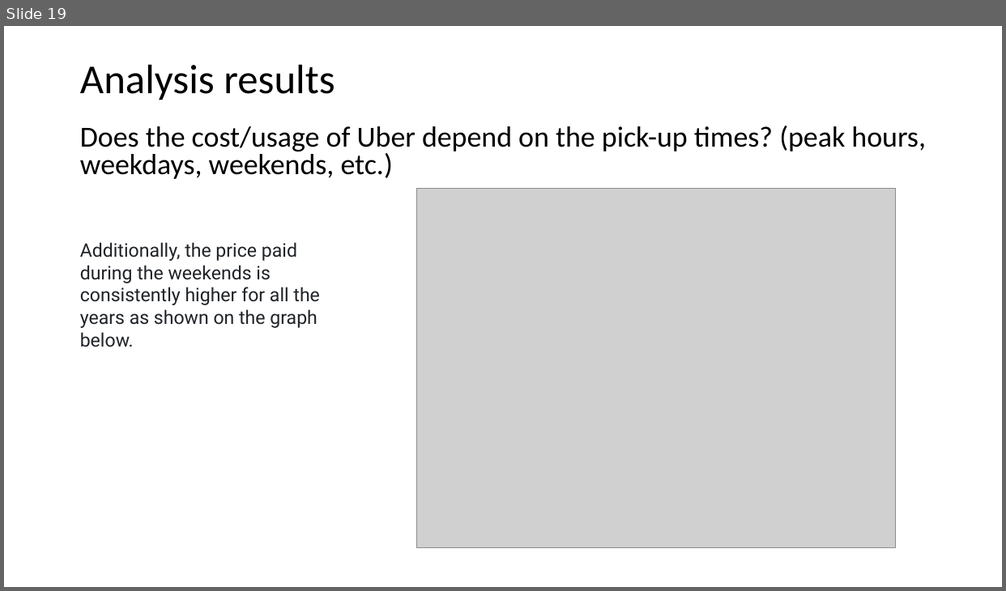
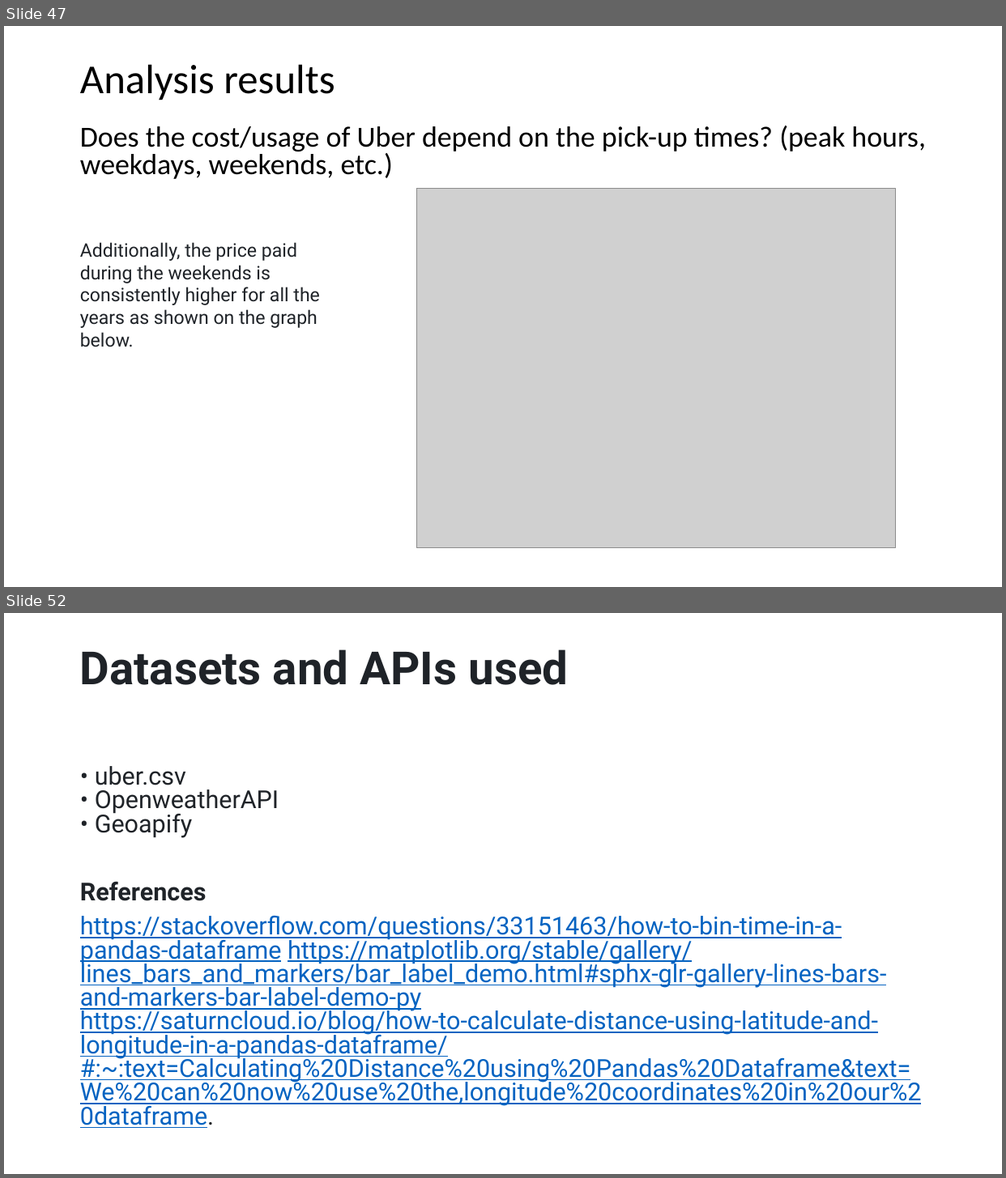
Before and after one commit to leedavidarmstrong/project-one, a slide deck: Characterisation_of_Uber_usage.pptx. Shown one above the other, each under a label of ours: slide 19 before the commit, slides 47 and 52 after it; the slides between them are not shown. The pictures are 1006x591 and 1006x1178 pixels, drawn with LibreOffice and Linux fonts; fonts in the diff are those of the drawing; grey boxes stand for pictures. Boxes give left, top, right and bottom in pixels: in the first picture for what was removed or moved away, otherwise in the second. Text is boxed around its words. In the diff, an @@ line names an element or a change of style, - is before the commit and + after.

```diff
--- a/Characterisation_of_Uber_usage.pptx
+++ b/Characterisation_of_Uber_usage.pptx
@@ slide 52 added at bbox=[4, 613, 1002, 1174], background #FFFFFF @@
@@ title added at bbox=[80, 649, 568, 685], 44 pt, text #1F2328, bold @@
+Datasets and APIs used
@@ text added at bbox=[80, 766, 922, 1107], 23.8 pt, text #0563C1, underline @@
+• uber.csv
+• OpenweatherAPI
+• Geoapify
+References
+https://stackoverflow.com/questions/33151463/how-to-bin-time-in-a-pandas-dataframe https://matplotlib.org/stable/gallery/lines_bars_and_markers/bar_label_demo.html#sphx-glr-gallery-lines-bars-and-markers-bar-label-demo-py
+https://saturncloud.io/blog/how-to-calculate-distance-using-latitude-and-longitude-in-a-pandas-dataframe/#:~:text=Calculating%20Distance%20using%20Pandas%20Dataframe&text=We%20can%20now%20use%20the,longitude%20coordinates%20in%20our%20dataframe.
@@ what was slide 19 is now slide 47 @@
```
Also in this commit, not shown: 2 slides changed, 32 other slides added.
